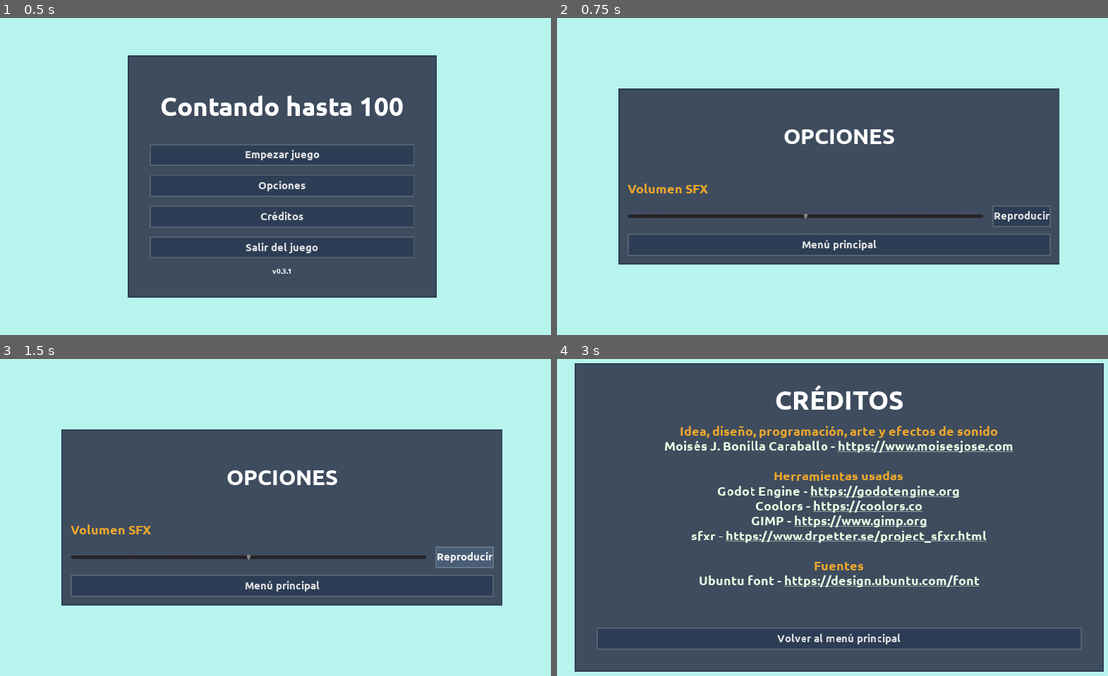
Above: before the commit, frames 1-4 (two rows, left to right).
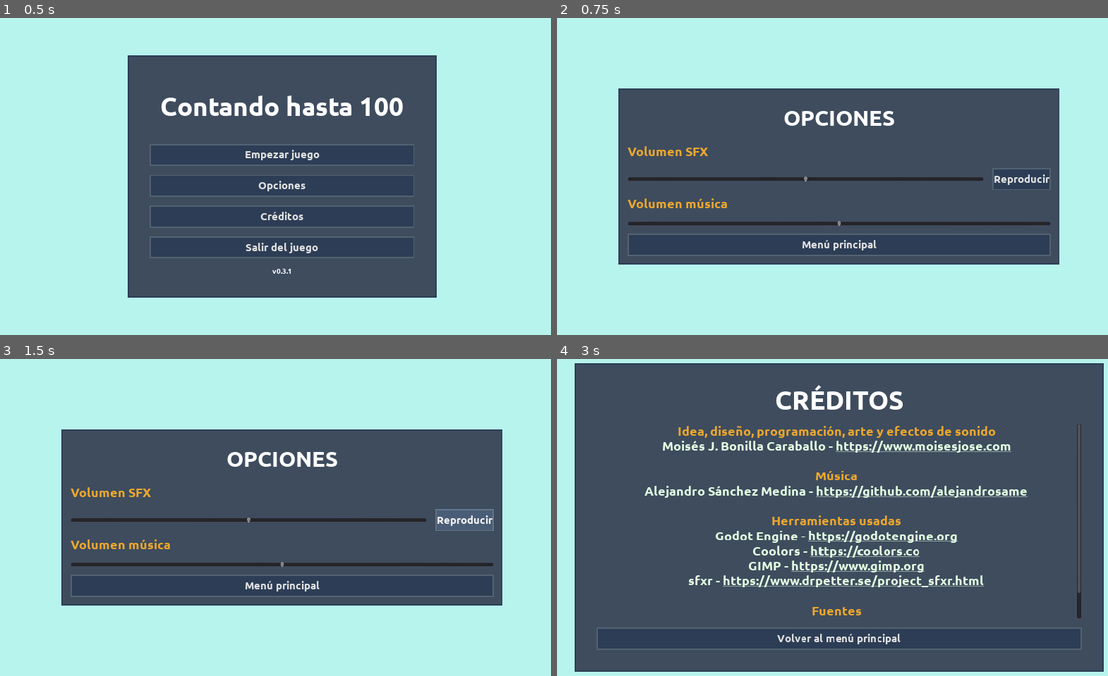
Above: after the commit, the same moments.

Repository: moisesjbc/contando-hasta-100
Game: Godot game, scene res://gui/main_menu/main_menu.tscn
Two runs of this game, one before a commit and one after it. Both use one fixed random seed, a clock stepped at 60 frames per second and the inputs below.
Inputs:
- Up to frame 1 (0.5 s): no input
- Up to frame 2 (0.75 s): click "Opciones" at 0.5 s
- Up to frame 3 (1.5 s): click "Reproducir" at 1.25 s
- Up to frame 4 (3 s): click "Menú principal" at 2 s; click "Créditos" at 2.75 s

Frame 1 is identical in both runs. In frame 2, 4.2% of the frame differs, in the area x 12-90%, y 29-66%; in frame 3, 4.6%; in frame 4, 7.7%, in the area x 15-96%, y 20-82%.

Commit message:
Add music (placeholder)

Diff:
--- /dev/null
+++ b/godot-project/globals/music/music.tscn
@@ -0,0 +1,4 @@
+[gd_scene format=2]
+
+[node name="music" type="AudioStreamPlayer"]
+autoplay = true
--- a/godot-project/gui/credits_menu/credits_menu.tscn
+++ b/godot-project/gui/credits_menu/credits_menu.tscn
@@ -69,6 +69,9 @@
 bbcode_text = "[center][color=#ECA72C]Idea, diseño, programación, arte y efectos de sonido[/color]
 [color=#E4FDE1]Moisés J. Bonilla Caraballo - [url=https://www.moisesjose.com/]https://www.moisesjose.com[/url][/color]
 
+[center][color=#ECA72C]Música[/color]
+[color=#E4FDE1]Alejandro Sánchez Medina - [url=\"https://github.com/alejandrosame\"]https://github.com/alejandrosame[/url][/color]
+
 [center][color=#ECA72C]Herramientas usadas[/color]
 [color=#E4FDE1]Godot Engine - [url=https://godotengine.org/]https://godotengine.org[/url][/color]
 [color=#E4FDE1]Coolors - [url=https://coolors.co]https://coolors.co[/url][/color]
@@ -80,6 +83,9 @@
 [/center]"
 text = "Idea, diseño, programación, arte y efectos de sonido
 Moisés J. Bonilla Caraballo - https://www.moisesjose.com
+
+Música
+Alejandro Sánchez Medina - https://github.com/alejandrosame
 
 Herramientas usadas
 Godot Engine - https://godotengine.org
--- a/godot-project/gui/options_menu/options_menu.gd
+++ b/godot-project/gui/options_menu/options_menu.gd
@@ -2,16 +2,27 @@
 
 
 const SFX_VOLUME_RANGE = 20
+const MUSIC_VOLUME_RANGE = 20
 
 
 func _ready():
 	$center_container/panel/margin_container/vbox_container/sfx_volume_container/hbox_container/slider.value = (AudioServer.get_bus_volume_db(AudioServer.get_bus_index("SFX")) + SFX_VOLUME_RANGE) / (SFX_VOLUME_RANGE * 2) * 100
+	$center_container/panel/margin_container/vbox_container/music_volume_container/slider.value = (AudioServer.get_bus_volume_db(AudioServer.get_bus_index("music")) + MUSIC_VOLUME_RANGE) / (MUSIC_VOLUME_RANGE * 2) * 100
 
 
 func _on_sfx_slider_value_changed(value):
-	var volume = value / 100 * (SFX_VOLUME_RANGE * 2) - SFX_VOLUME_RANGE
-	AudioServer.set_bus_volume_db(AudioServer.get_bus_index("SFX"), volume)
-	AudioServer.set_bus_mute(AudioServer.get_bus_index("SFX"), volume < -19)
+	_on_volume_changed(value, "SFX", SFX_VOLUME_RANGE)
+
+
+func _on_music_slider_value_changed(value):
+	_on_volume_changed(value, "music", MUSIC_VOLUME_RANGE)
+
+
+func _on_volume_changed(value, bus_name, volume_range):
+	var volume = value / 100 * (volume_range * 2) - volume_range
+	AudioServer.set_bus_volume_db(AudioServer.get_bus_index(bus_name), volume)
+	AudioServer.set_bus_mute(AudioServer.get_bus_index(bus_name), volume < -(volume_range - 1))
+
 
 
 func _on_main_menu_button_pressed():
--- a/godot-project/gui/options_menu/options_menu.tscn
+++ b/godot-project/gui/options_menu/options_menu.tscn
@@ -47,7 +47,7 @@
 
 [node name="title" type="Label" parent="center_container/panel/margin_container/vbox_container"]
 margin_right = 960.0
-margin_bottom = 176.0
+margin_bottom = 91.0
 size_flags_horizontal = 3
 size_flags_vertical = 3
 custom_fonts/font = SubResource( 1 )
@@ -56,9 +56,9 @@
 valign = 1
 
 [node name="sfx_volume_container" type="VBoxContainer" parent="center_container/panel/margin_container/vbox_container"]
-margin_top = 191.0
+margin_top = 106.0
 margin_right = 960.0
-margin_bottom = 295.0
+margin_bottom = 210.0
 size_flags_horizontal = 3
 custom_constants/separation = 20
 
@@ -89,6 +89,28 @@
 margin_bottom = 50.0
 text = "Reproducir"
 
+[node name="music_volume_container" type="VBoxContainer" parent="center_container/panel/margin_container/vbox_container"]
+margin_top = 225.0
+margin_right = 960.0
+margin_bottom = 295.0
+size_flags_horizontal = 3
+custom_constants/separation = 20
+
+[node name="label" type="Label" parent="center_container/panel/margin_container/vbox_container/music_volume_container"]
+margin_right = 960.0
+margin_bottom = 34.0
+custom_colors/font_color = Color( 0.92549, 0.654902, 0.172549, 1 )
+custom_fonts/font = SubResource( 2 )
+text = "Volumen música"
+
+[node name="slider" type="HSlider" parent="center_container/panel/margin_container/vbox_container/music_volume_container"]
+margin_top = 54.0
+margin_right = 960.0
+margin_bottom = 70.0
+rect_min_size = Vector2( 550, 0 )
+size_flags_horizontal = 3
+size_flags_vertical = 3
+
 [node name="main_menu_button" parent="center_container/panel/margin_container/vbox_container" instance=ExtResource( 4 )]
 margin_top = 310.0
 margin_right = 960.0
@@ -96,4 +118,5 @@
 text = "Menú principal"
 
 [connection signal="value_changed" from="center_container/panel/margin_container/vbox_container/sfx_volume_container/hbox_container/slider" to="." method="_on_sfx_slider_value_changed"]
+[connection signal="value_changed" from="center_container/panel/margin_container/vbox_container/music_volume_container/slider" to="." method="_on_music_slider_value_changed"]
 [connection signal="pressed" from="center_container/panel/margin_container/vbox_container/main_menu_button" to="." method="_on_main_menu_button_pressed"]
--- a/godot-project/project.godot
+++ b/godot-project/project.godot
@@ -17,6 +17,7 @@
 
 trick_type="*res://globals/trick_type.gd"
 button_pressed_sound="*res://globals/button_pressed_sound/button_pressed_sound.tscn"
+music="*res://globals/music/music.tscn"
 
 [display]
 
